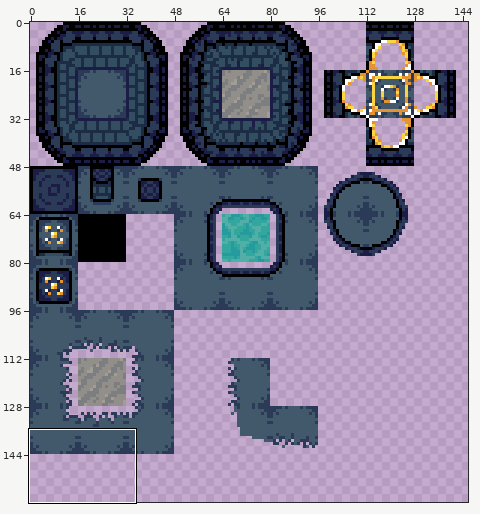
Sprite sheet -- Assets/Environment/Alantis.png. Above: a wide view before the commit, with the close-up outlined.
Close-up. Earlier state:
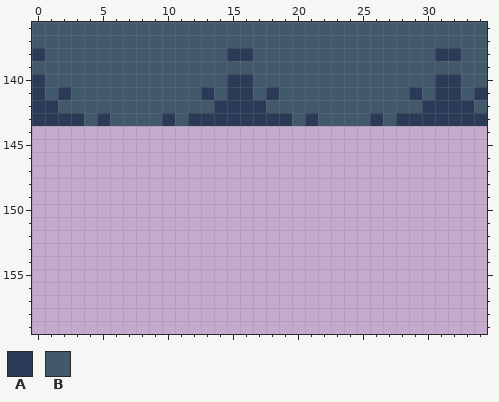
The file is 160x160 pixels. Shown: x 0..34, y 136..159. The wide view leaves out empty margins.
Palette (. is transparent): A #2a3a57  B #41596b
Pixels before, first column x 0:
136 BBBBBBBBBBBBBBBBBBBBBBBBBBBBBBBBBBB
137 BBBBBBBBBBBBBBBBBBBBBBBBBBBBBBBBBBB
138 ABBBBBBBBBBBBBBAABBBBBBBBBBBBBBAABB
139 BBBBBBBBBBBBBBBBBBBBBBBBBBBBBBBBBBB
140 ABBBBBBBBBBBBBBAABBBBBBBBBBBBBBAABB
141 ABABBBBBBBBBBABAABABBBBBBBBBBABAABA
142 AABBBBBBBBBBBBAAAABBBBBBBBBBBBAAAAB
143 AAAABABBBBABAAAAAAAABABBBBABAAAAAAA
Now the later version:
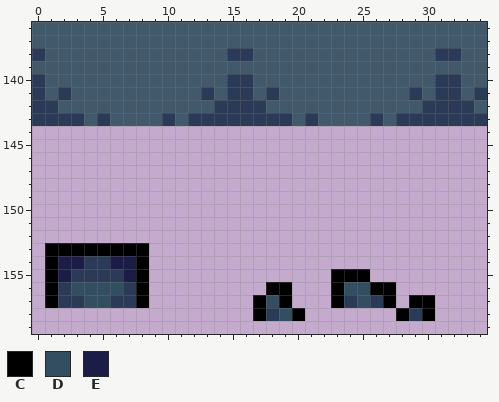
Colours new in this view: C #000000  D #344e61  E #1c1d47
The exact change:
There is now colour A in row 154 at x 4 to 5; in row 155 at x 3 to 6; in row 156 at x 2 and 7; in row 157 at x 2 to 3, 6 to 7, 24 and 26; in row 158 at x 18 and 29.
There is now colour C in row 153 at x 1 to 8; in row 154 at x 1 and 8; in row 155 at x 1, 8 and 23 to 25; in row 156 at x 1, 8, 18 to 19, 23 and 26 to 27; in row 157 at x 1, 8, 17, 19, 23, 27 and 29 to 30; in row 158 at x 17, 20, 28 and 30.
There is now colour D in row 156 at x 3 to 6 and 24 to 25; in row 157 at x 4 to 5, 18 and 25; in row 158 at x 19.
There is now colour E in row 154 at x 2 to 3 and 6 to 7; in row 155 at x 2 and 7.
